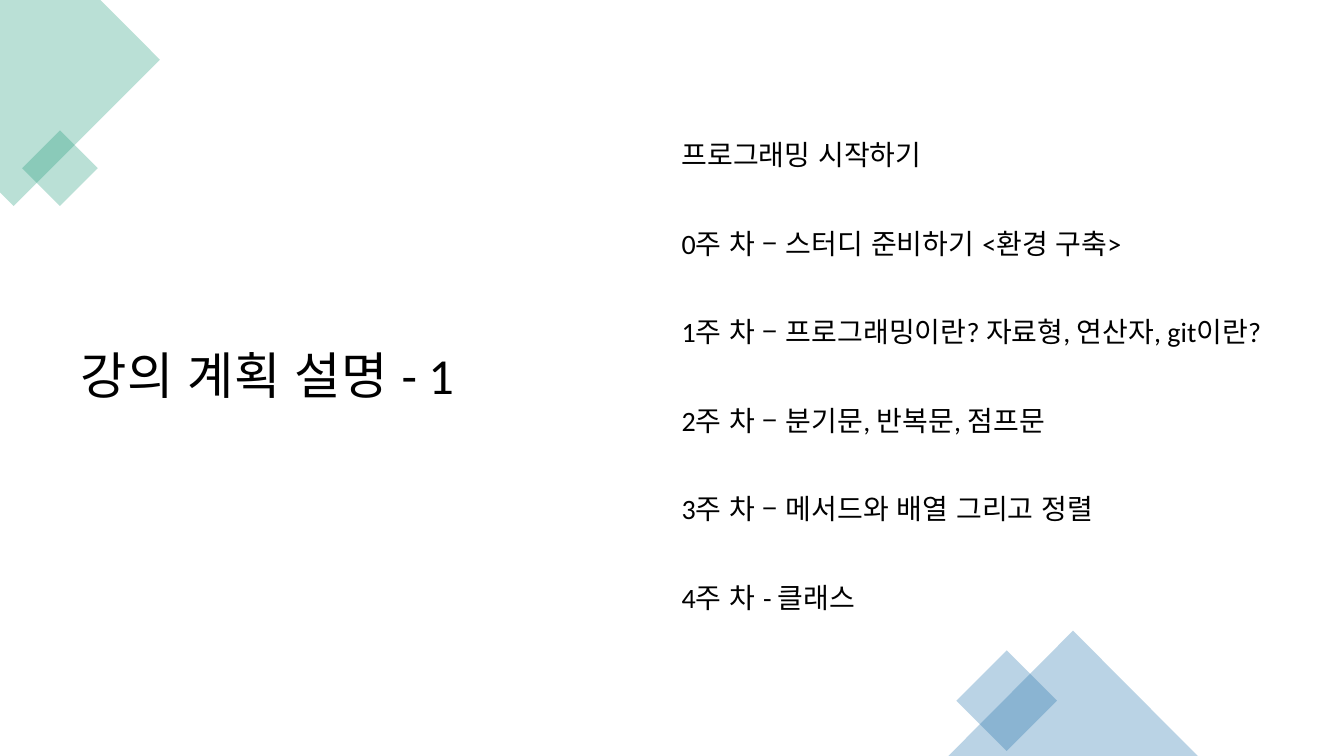
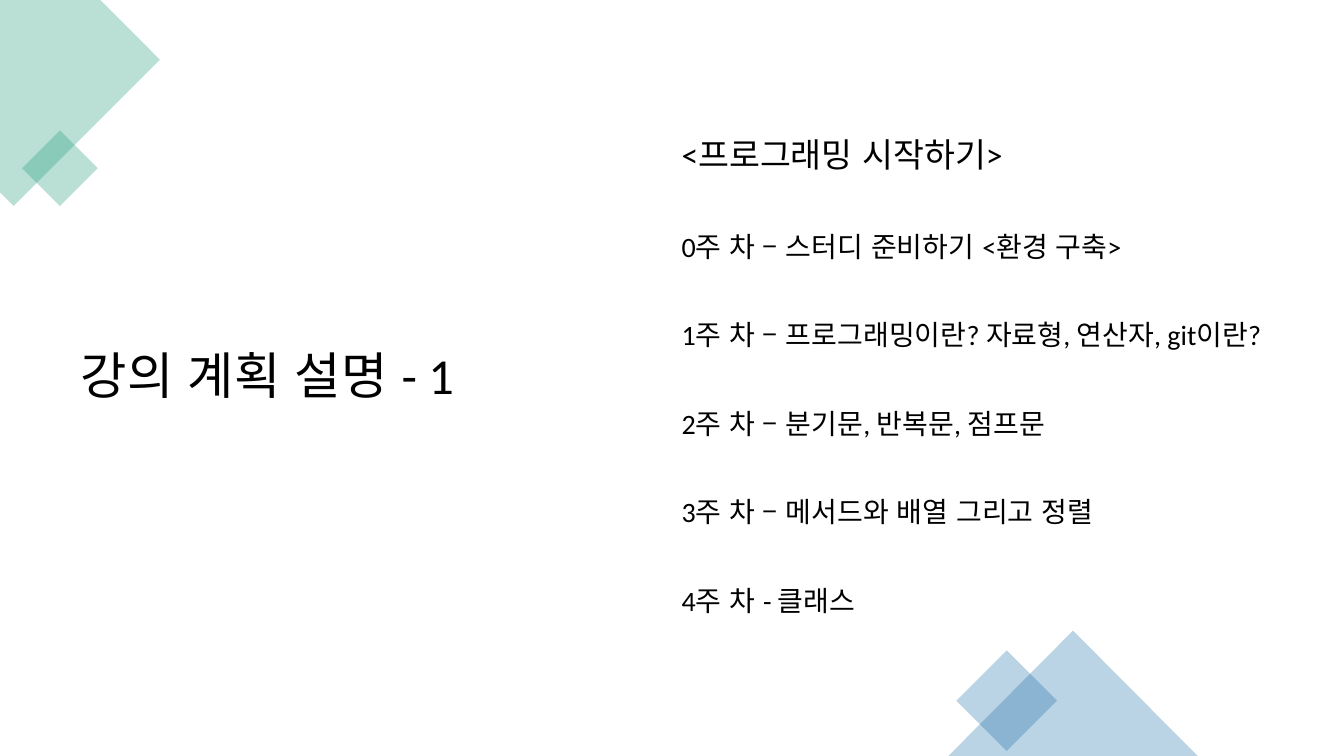
Before and after one commit to kjh99660/Study_powerpoint, a slide deck: slide 5 of c# 및 유니티 스터디 기초반_스터디개요.pptx. Drawn at 1344x756 pixels with LibreOffice and Linux fonts; fonts in the diff are those of the drawing. Boxes give left, top, right and bottom in pixels: in the first picture for what was removed or moved away, otherwise in the second. Text is boxed around its words. In the diff, an @@ line names an element or a change of style, - is before the commit and + after.

```diff
--- a/c# 및 유니티 스터디 기초반_스터디개요.pptx
+++ b/c# 및 유니티 스터디 기초반_스터디개요.pptx
@@ text at box(682, 139, 1002, 170): text changed; size 20 to 24 pt @@
-프로그래밍 시작하기
+<프로그래밍 시작하기>
```
Also in this commit, not shown: 5 other slides changed, 2 other files.
